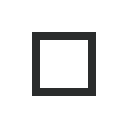
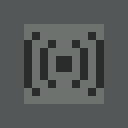
Layers edited between the first and the second 128 × 128 image:
hid "top.bus" over (x1=32, y1=32, x2=96, y2=96)
showed "top.wireless.mask #1" over (x1=24, y1=32, x2=104, y2=96)
showed "top.base" over (x1=0, y1=0, x2=128, y2=128)
